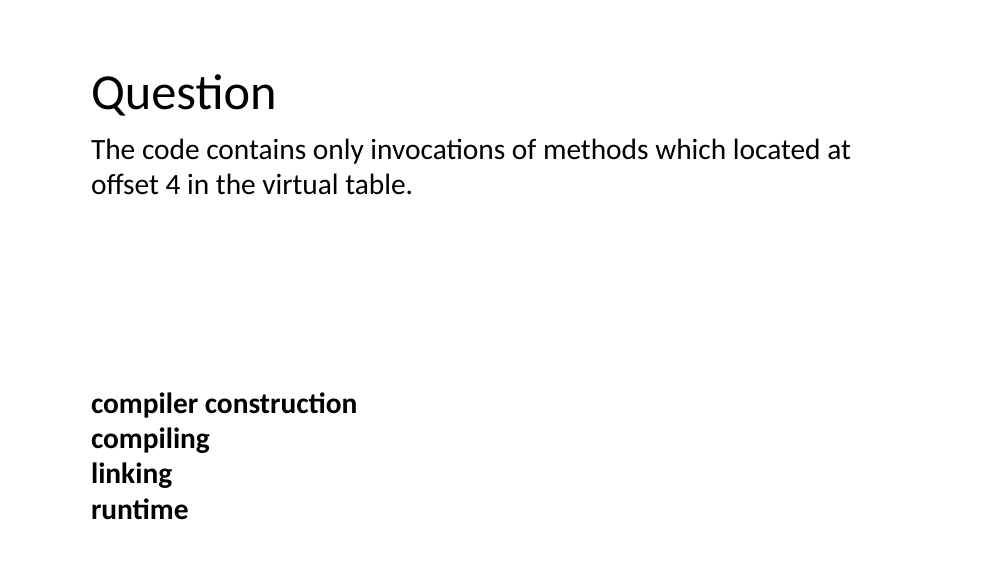
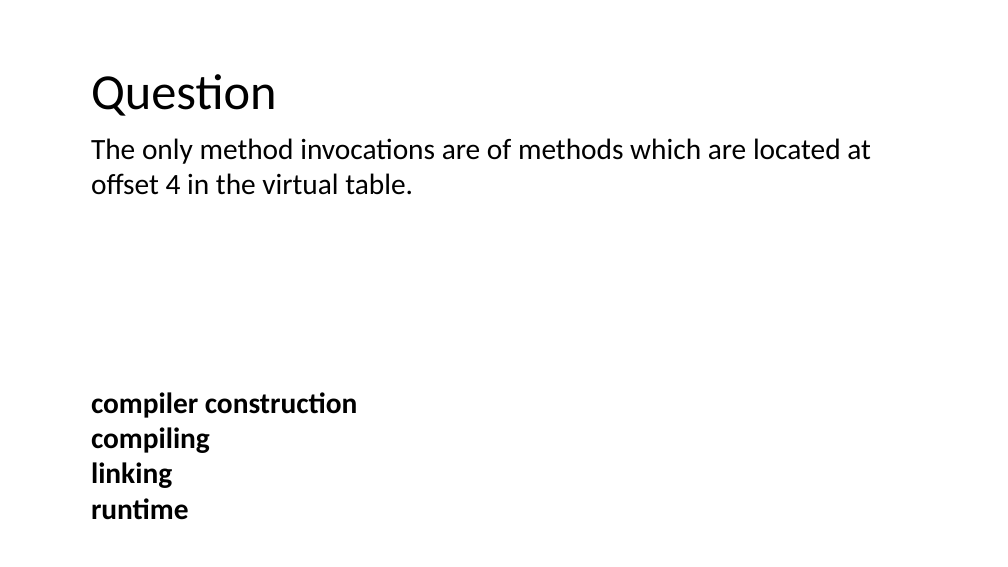
Before and after one commit to nivshani/compilation, a slide deck: slide 14 of slides/exam-questions.pptx. Drawn at 1008x567 pixels with LibreOffice and Linux fonts; fonts in the diff are those of the drawing. Boxes give left, top, right and bottom in pixels: in the first picture for what was removed or moved away, otherwise in the second. Text is boxed around its words. In the diff, an @@ line names an element or a change of style, - is before the commit and + after.

```diff
--- a/slides/exam-questions.pptx
+++ b/slides/exam-questions.pptx
@@ text at bbox=[91, 138, 871, 195]: text changed @@
-The code contains only invocations of methods which located at offset 4 in the virtual table.
+The only method invocations are of methods which are located at offset 4 in the virtual table.
```
Also in this commit, not shown: 1 other file.
